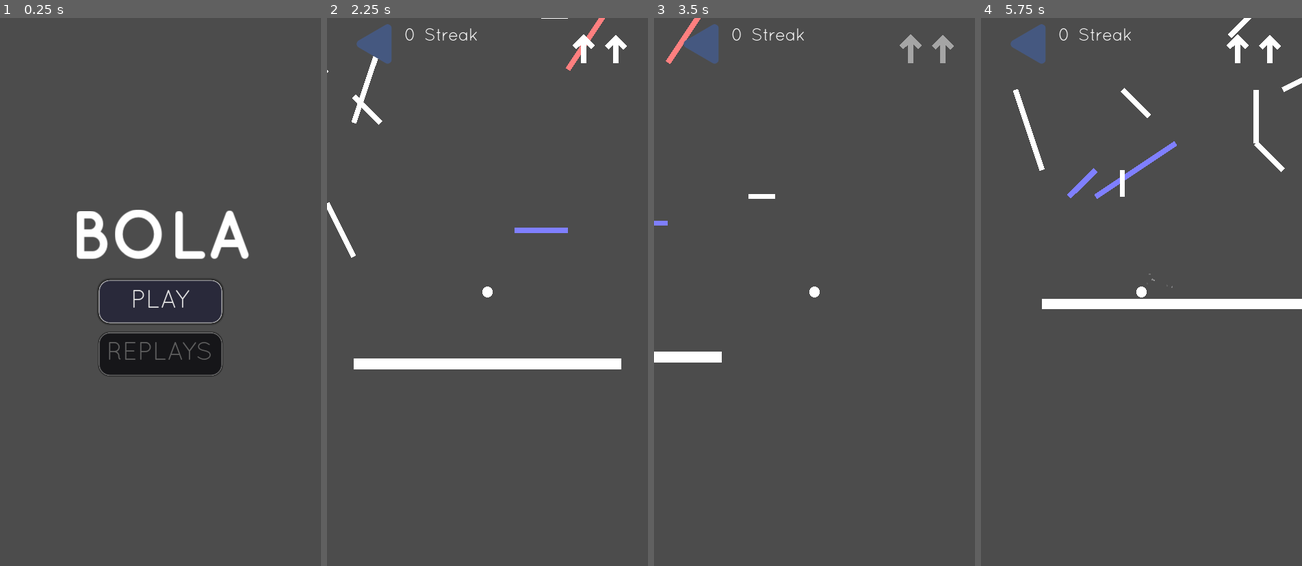
Above: before the commit, frames 1-4 (left to right).
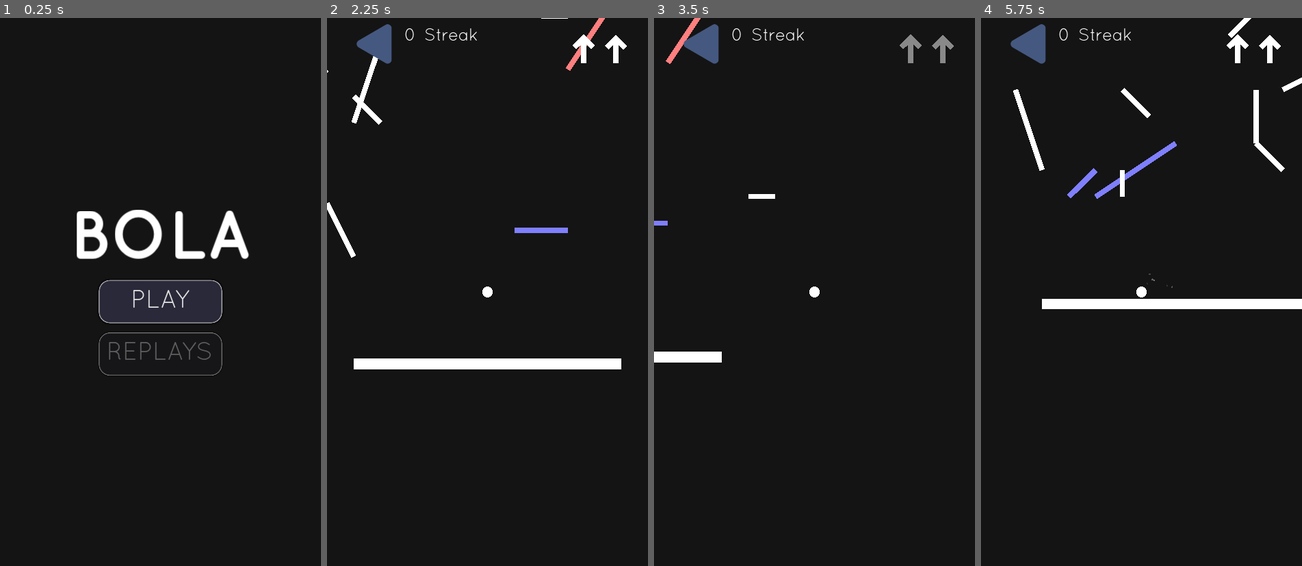
Above: after the commit, the same moments.

Repository: manglemix/Bola
Game: Godot game, scene res://levels/main_menu.tscn
Same seed, same stepped clock (60 frames per second), same inputs: the game is played once before the commit and once after it.
Inputs (mouse positions are in pixels of both pictures, inside the frame that each line leads up to):
- Up to frame 1 (0.25 s): no input
- Up to frame 2 (2.25 s): click "PLAY" at 0.5 s; click (375, 45) at 1.25 s; click "PLAY" at 2 s
- Up to frame 3 (3.5 s): move the mouse to (885, 264) at 2.77 s; click (885, 264) at 2.92 s; click (885, 264) at 3.02 s
- Up to frame 4 (5.75 s): drag from (1077, 319) to (1125, 401) at 3.52 s; tap Enter at 4.25 s; move the mouse to (1173, 171) at 4.27 s; click (1173, 171) at 4.42 s; drag from (1125, 401) to (1045, 209) at 5.02 s

The runs differ from the first frame. In frame 1, 92% of the frame differs, in the area x 0-100%, y 0-100%; in frame 2, 97%; in frame 3, 99%; in frame 4, 96%.

Commit message:
chenged bg color

Diff:
--- a/project.godot
+++ b/project.godot
@@ -132,4 +132,5 @@
 [rendering]
 
 misc/mesh_storage/split_stream=true
+environment/default_clear_color=Color( 0.0823529, 0.0823529, 0.0823529, 1 )
 environment/default_environment="res://default_env.tres"
